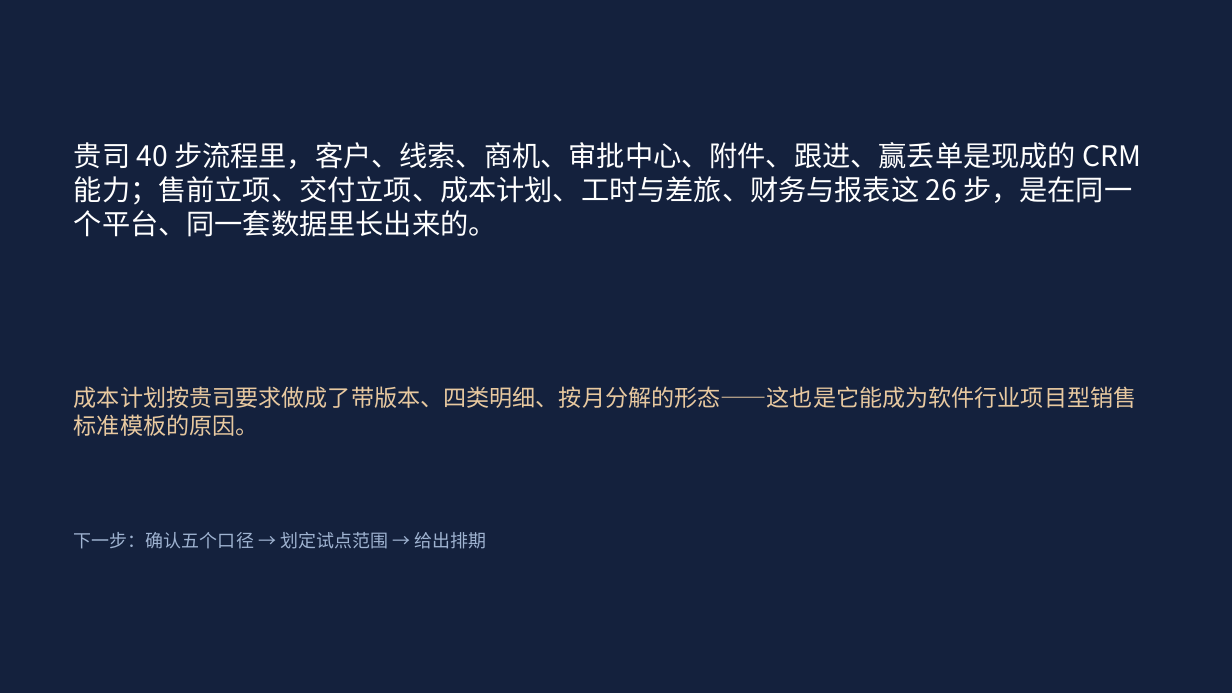
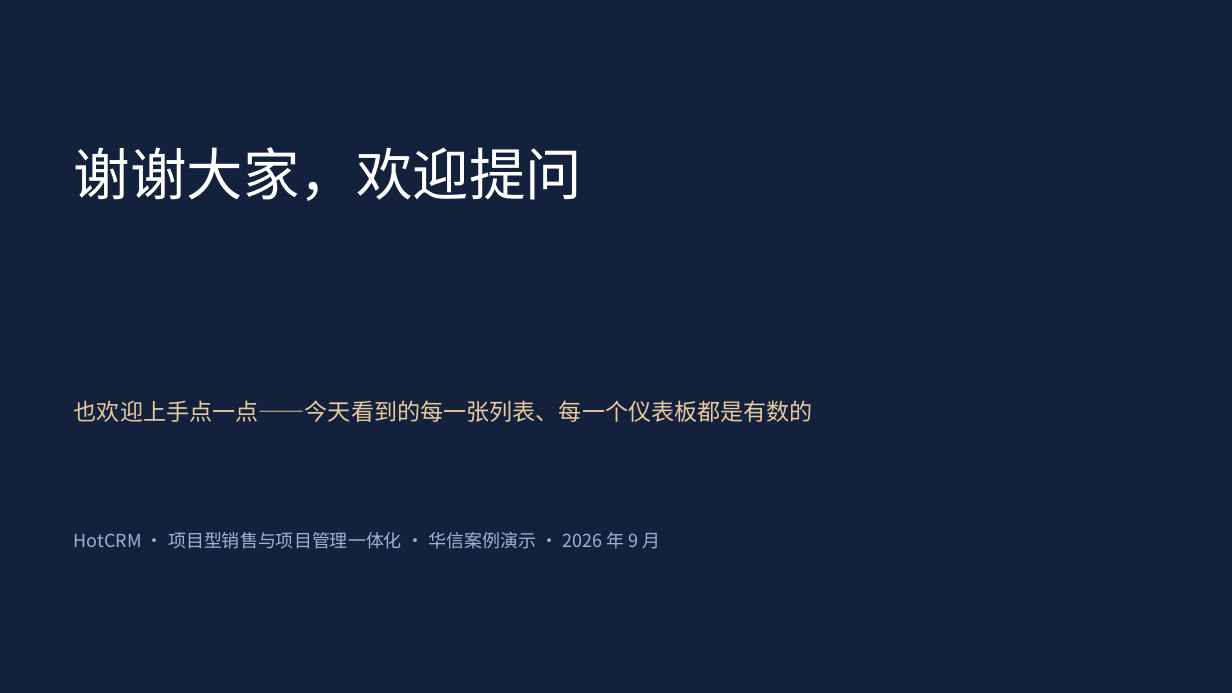
Before and after one commit to sunhaolin/hotcrm, a slide deck: slide 30 of docs/demo/psa-presales/客户汇报-华信案例.pptx (slide 32 before the commit). Drawn at 1232x693 pixels with LibreOffice and Linux fonts; fonts in the diff are those of the drawing. Boxes give left, top, right and bottom in pixels: in the first picture for what was removed or moved away, otherwise in the second. Text is boxed around its words. In the diff, an @@ line names an element or a change of style, - is before the commit and + after.

```diff
--- a/docs/demo/psa-presales/客户汇报-华信案例.pptx
+++ b/docs/demo/psa-presales/客户汇报-华信案例.pptx
@@ text at box(74, 147, 582, 201): text changed; size 22 to 44 pt @@
-贵司 40 步流程里，客户、线索、商机、审批中心、附件、跟进、赢丢单是现成的 CRM 能力；售前立项、交付立项、成本计划、工时与差旅、财务与报表这 26 步，是在同一个平台、同一套数据里长出来的。
+谢谢大家，欢迎提问
@@ text at box(74, 400, 813, 422): text changed @@
-成本计划按贵司要求做成了带版本、四类明细、按月分解的形态——这也是它能成为软件行业项目型销售标准模板的原因。
+也欢迎上手点一点——今天看到的每一张列表、每一个仪表板都是有数的
@@ text at box(74, 532, 661, 549): text changed @@
-下一步：确认五个口径 → 划定试点范围 → 给出排期
+HotCRM · 项目型销售与项目管理一体化 · 华信案例演示 · 2026 年 9 月
```
Also in this commit, not shown: 5 other slides changed, 2 slides removed, 2 other files.
